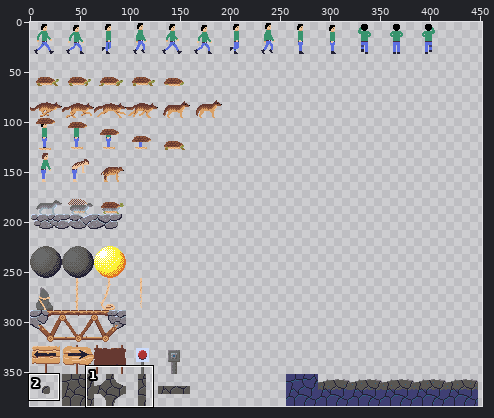
Edited in one commit: sprite sheet (android/assets/img/spritesheet.png). The first picture is a wide view before the edit; the outline marks the close-up.
Close-up. Earlier state:
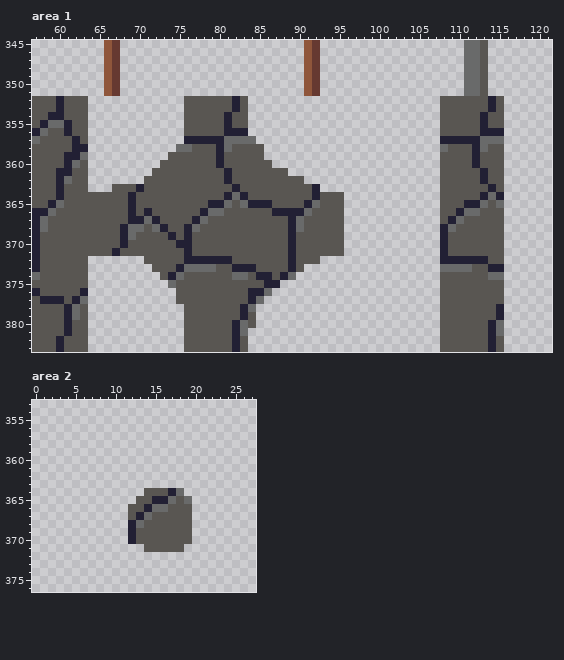
The file is 512x384 pixels. Shown: area 1: x 57..121, y 345..383; area 2: x 0..27, y 353..376. The wide view leaves out empty margins. The commit also changed other parts of the picture, which this record leaves out.
The result:
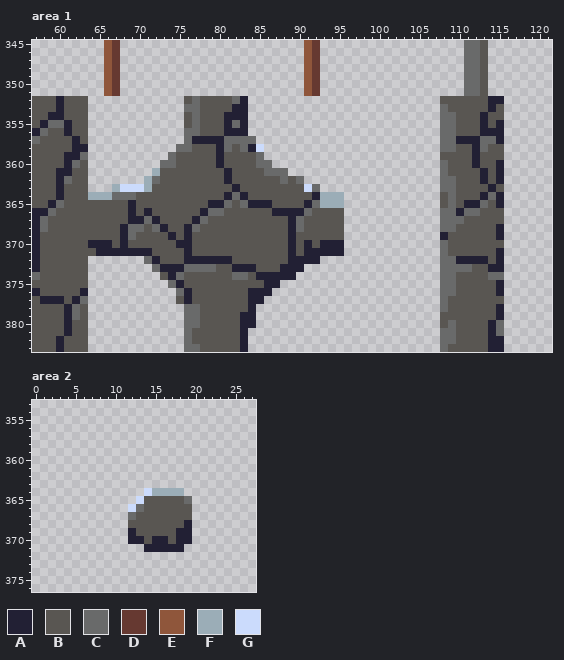
Palette (. is transparent): A #222034  B #595652  C #696a6a  D #663931  E #8f563b  F #9badb7  G #cbdbfc
Change:
--- area 1
@@ x 57..121 @@
 351 .........ED.......................ED..................CCB........
-352 BBBABBB............BBBBBBAB........................BBBBBBAB......
-353 BBBABBB............BBBBBBAB........................BBBBBBAB......
-354 BBAABBB............BBBBBABB........................BBBBBABB......
-355 BACCABB............BBBBBABB........................BBBBBABB......
-356 ACBBABB............BBBBBAAA........................BBBBBAAA......
-357 CBBBBAB............AAAAACCCC.......................AAAAACCC......
-358 BBBBBAA...........CCBBBACBBBB......................CBBBACBB......
-359 BBBBAAC..........BBBBBBABBBBB......................BBBBABBB......
-360 BBBBACB.........BBBBBBBABBBBBB.....................BBBBABBB......
-361 BBBAABB........BBBBBBBBBABBBBBBB...................BBBBBABB......
-362 BBBACBB.......BBBBBBBBBBABBBBBBBBB.................BBBBBABB......
-363 BBBABBB...BBBABBBBBBBBBBBABBBBBBBBBA...............BBBBBBAB......
-364 BBBABBBBBBBBABBBBBBBBBBBACABBBBBBBBABBB............BBBBBACA......
-365 BBACBBBBBBBBABBBBBBBBBAACBCAAABBBBACBBB............BBBAACBC......
-366 AACBBBBBBBBBABABBBBBBACCBBBBBBAAAACBBBB............BBACCBBB......
-367 ACBBBBBBBBBBAACABBBBACBBBBBBBBBBACBBBBB............BACBBBBB......
-368 ACBBBBBBBBBACCBCABBACBBBBBBBBBBBACBBBBB............ACBBBBBB......
-369 ABBBBBBBBBBACBBBBABABBBBBBBBBBBBABBBBBB............ABBBBBBB......
-370 ABBBBBBBBBBABBBBBBAABBBBBBBBBBBBABBBBBB............ABBBBBBB......
-371 ABBBBBBBBBABBBBBBBBABBBBBBBBBBBBABBBBBB............ABBBBBBB......
-372 ABBBBBB.......BBBBBAAAAAABBBBBBBABBB...............AAAAAABB......
-373 ABBBBBB........BBBACCCCBBAAABBBBAB.................CCCCBBAA......
-374 CBBBBBB.........BACBBBBBBCCBAABAC..................BBBBBBCC......
-375 BBBBBBB..........CBBBBBBBBBBBAA....................BBBBBBBB......
-376 ABBBBBA...........BBBBBBBBBAAC.....................BBBBBBBB......
-377 BAAABAC...........BBBBBBBBBAC......................BBBBBBBB......
-378 BBBBACB............BBBBBBBAC.......................BBBBBBBA......
-379 BBBBACB............BBBBBBBAB.......................BBBBBBBA......
-380 BBBBABB............BBBBBBACB.......................BBBBBBAC......
-381 BBBBABB............BBBBBBAC........................BBBBBBAC......
-382 BBBABBB............BBBBBBAB........................BBBBBBAB......
-383 BBBABBB............BBBBBBAB........................BBBBBBAB......
+352 BBBABBB............BCBBBBCA........................BBBBBBAA......
+353 BBBABBB............CCBBBBAA........................CBBBBBAB......
+354 BBAABBB............BCBBBAAA........................CCBBBABB......
+355 BACCABB............BCBBBACA........................CCBBBABA......
+356 ACBBABB............CCBBBAAA........................CCBBBAAA......
+357 CBBBBAB............CAAAACCCC.......................CCAAACCA......
+358 BBBBBAA...........CCBBBACBCAG......................CCBBACBB......
+359 BBBBAAC..........CBBBBBABBBBC......................BBBBABBB......
+360 BBBBACB.........CCBBBBBABBBBCC.....................CBBBABBA......
+361 BBBAABB........FBBBBBBBBABBBBCCC...................CBBBBABA......
+362 BBBACBB.......FCBBBBBBBBABBBBBBCBC.................CCBBBABA......
+363 BBBABBB...FGGGFBBBBBBBBBBABBBBBBBBGC...............CCBBBBAB......
+364 BBBABBBFFFCCCBBBBBBBBBBBACABBBBBBBBAFFF............BCBBBACA......
+365 BBACBBBBBBBBABBBBBBBBBAACBCAAABBBBACFFF............BCBAACBA......
+366 AACBBBBBBBBBABABBBBBBACCBBBBBBAAAACBBBB............CCACCBBB......
+367 ACBBBBBBBBBBAACABBBBACBBBBBBBBBBACBBBBB............CCCBBBBB......
+368 ACBBBBBBBBBACCBCABBACBBBBBBBBBBBACBBBBB............CCBBBBBA......
+369 ABBBBBBBBBBACBBBBABABBBBBBBBBBBBABBBBBB............ABBBBBBA......
+370 ABBBBBBAAABABBBBBBAABBBBBBBBBBBBABABAAA............CBBBBBBB......
+371 ABBBBBBBAAAAAAABBBBABBBBBBBBBBBBABAAAAA............CBBBBBBA......
+372 ABBBBBB.......CABBBAAAAAABBBBBBBAAAA...............CCAAAABA......
+373 ABBBBBB........CAAACCCCBBAAABBBAAA.................CCCCBBAA......
+374 CBBBBBB.........BACBBBBBBCCBAAAAA..................CCBBBBCC......
+375 BBBBBBB..........CABBBBBBBBBBAA....................CCBBBBBA......
+376 ABBBBBA...........CABBBBBBBAAA.....................CCBBBBBA......
+377 BAAABAC...........BABBBBBBBAA......................CBBBBBBB......
+378 BBBBACB............CCBBBBBBA.......................CBBBBBBA......
+379 BBBBACB............CCBBBBBAA.......................BBBBBBBA......
+380 BBBBABB............CCBBBBBAA.......................BCBBBBAC......
+381 BBBBABB............CBBBBBBA........................CCBBBBAC......
+382 BBBABBB............CBBBBBBA........................CCBBBBAA......
+383 BBBABBB............CCBBBBBA........................CBBBBBAA......
--- area 2
@@ x 10..21 @@
 363 ............
-364 ....BBBAC...
-365 ...BBAACBC..
-366 ..BBACCBBB..
-367 ..BACBBBBB..
-368 ..ACBBBBBB..
-369 ..ABBBBBBB..
-370 ..ABBBBBBB..
-371 ....BBBBB...
+364 ....GFFFF...
+365 ...GBBBBBC..
+366 ..GCBBBBBB..
+367 ..CBBBBBBB..
+368 ..BBBBBBBA..
+369 ..ABBBBBAA..
+370 ..AABAABAA..
+371 ....AAAAA...
 372 ............
